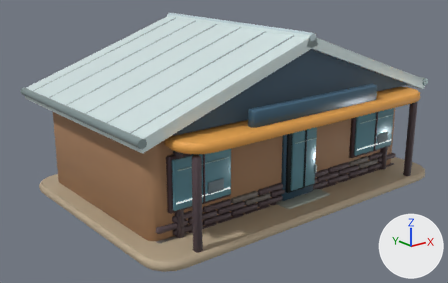
One commit to the glTF model assets/models/regions/alpine_restaurant.glb: the scene before it, then after it.
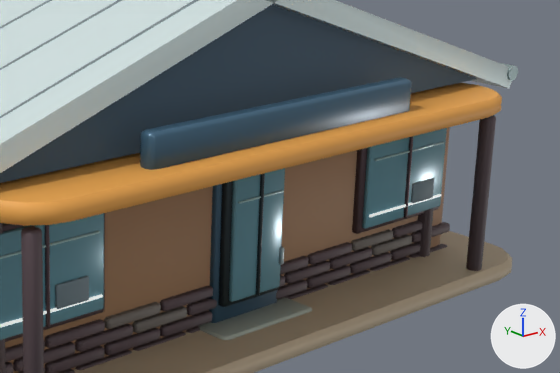
There are two pictures of each version: one whole from a 50 mm lens placed at (-10.64, -12.96, 6.34), pointed at (-0.52, -0.3, 1.27), one close up on the part from 40% to 100% of the width and 17% to 79% of the height. The lights are fixed; the arrows at lower right show +X, +Y and +Z. The first two pictures are the older version. Vertices at exactly the same position are counted once.

Objects in the first close-up: 'Restaurant'.
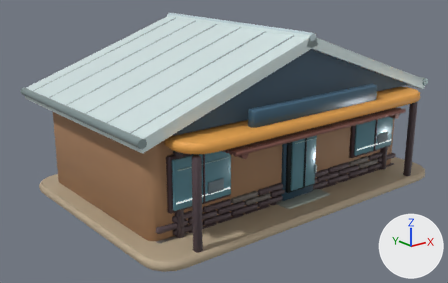
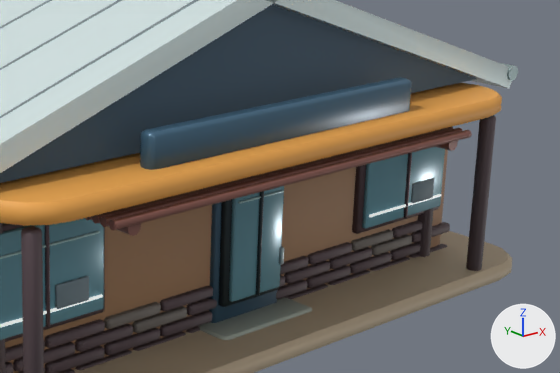
What differs and where, as boxes (x1, y1, x2, y2) in the close-ups (560 x 373 px):
part 1 of me_restaurant, added: after (91, 219, 141, 236)
part 2 of me_restaurant, added: after (435, 141, 458, 151)
part 3 of me_restaurant, added: after (92, 127, 453, 224)
part 4 of me_restaurant, added: after (100, 128, 462, 227)
part 5 of me_restaurant, added: after (109, 130, 472, 230)
part 6 of me_restaurant, edited (looks the same): (0, 147, 445, 323) in both

The edits, one by one:
me_restaurant is used by ob_restaurant; location (0.0, 0.0, 0.0).
me_restaurant had 5062 vertices, 9780 faces and spanned x -4.79..4.79, y -3.61..2.98, z -0.01..4.45.
me_restaurant now has 5338 vertices, 10272 faces and spans x -4.79..4.79, y -3.66..2.98, z -0.01..4.45.
me_restaurant part 1: a new loose piece, a 9-sided cylinder along y spanning x -2.67..-2.49, y -3.61..-2.54, z 2.09..2.27, in mat_paint.
me_restaurant part 2: a new loose piece, a 9-sided cylinder along y spanning x 2.49..2.67, y -3.61..-2.54, z 2.09..2.27, in mat_paint.
me_restaurant part 3: a new loose piece, an 8-sided cylinder along x spanning x -2.87..2.87, y -3.39..-3.28, z 2.21..2.31, in mat_paint.
me_restaurant part 4: a new loose piece, an 8-sided cylinder along x spanning x -2.87..2.87, y -3.52..-3.42, z 2.21..2.31, in mat_paint.
me_restaurant part 5: a new loose piece, an 8-sided cylinder along x spanning x -2.87..2.87, y -3.66..-3.55, z 2.21..2.31, in mat_paint.
me_restaurant part 6: 407 kept faces spanning x -3.75..3.75, y -2.82..-2.47, z 0.19..2.4 get new vertex colours.
Other edits to the shape of me_restaurant do not show in these pictures.
